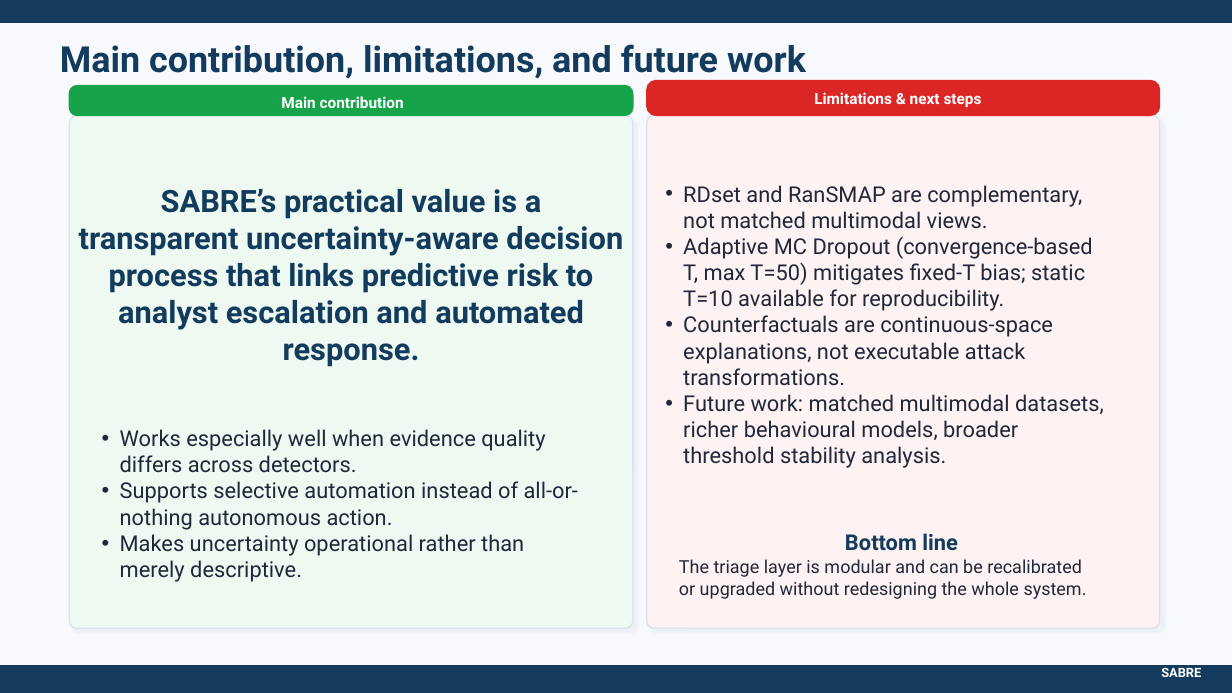
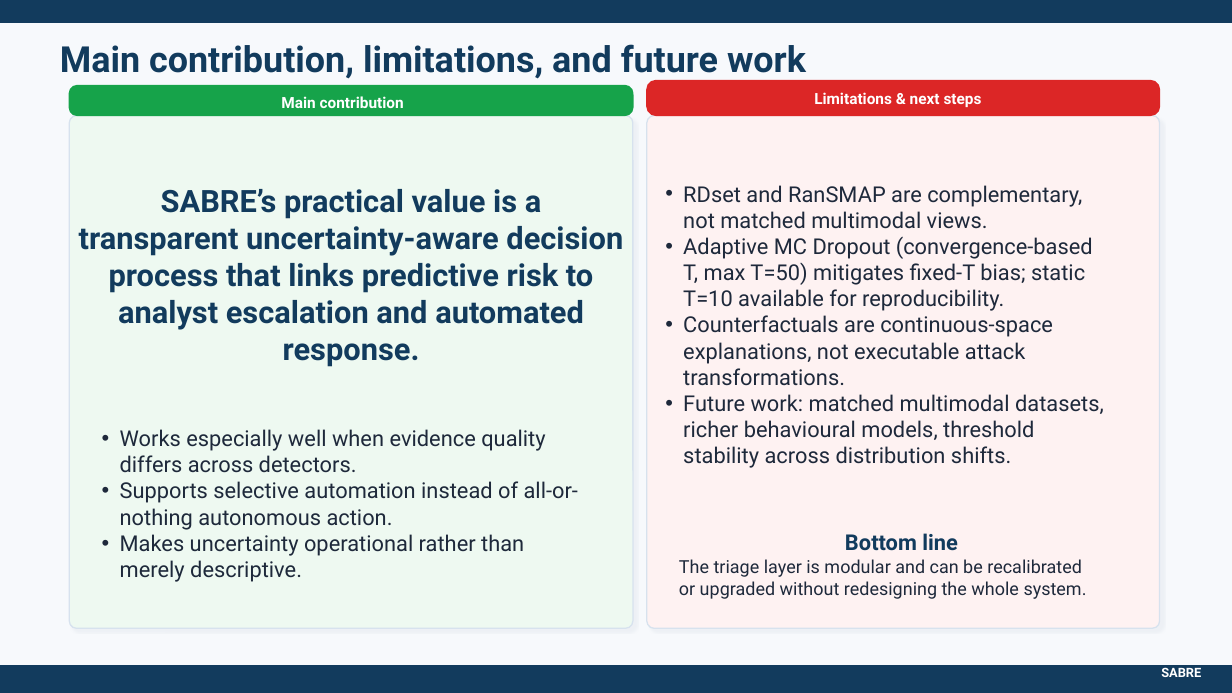
Before and after one commit to Henrinnes/Agentic_SABRE, a slide deck: slide 14 of SABRE_presentation_updated.pptx. Drawn at 1232x693 pixels with LibreOffice and Linux fonts; fonts in the diff are those of the drawing. Boxes give left, top, right and bottom in pixels: in the first picture for what was removed or moved away, otherwise in the second. Text is boxed around its words. In the diff, an @@ line names an element or a change of style, - is before the commit and + after.

Commit message:
Update slides with Optuna threshold tuning
Slide 7 (triage policy): add bullet noting thresholds are automatically
calibrated via Bayesian optimisation (Optuna TPE, 300 trials, GPU-batched).
Slide 14 (future work): replace 'broader threshold stability analysis'
with 'threshold stability across distribution shifts' to reflect that
automated calibration is already implemented.

```diff
--- a/SABRE_presentation_updated.pptx
+++ b/SABRE_presentation_updated.pptx
@@ text at bbox=[683, 394, 1104, 468]: text changed @@
-• Future work: matched multimodal datasets, richer behavioural models, broader threshold stability analysis.
+• Future work: matched multimodal datasets, richer behavioural models, threshold stability across distribution shifts.
```
Also in this commit, not shown: 1 other slide changed.
